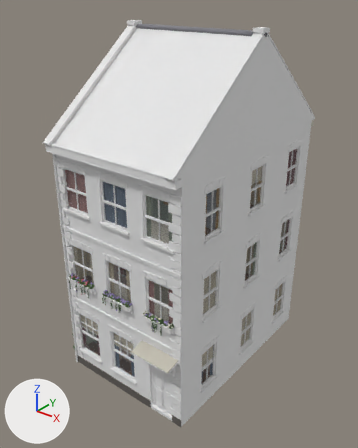
Two versions of the glTF model assets/models/houses/street/StraightEnd_Outer1.glb, one commit apart.
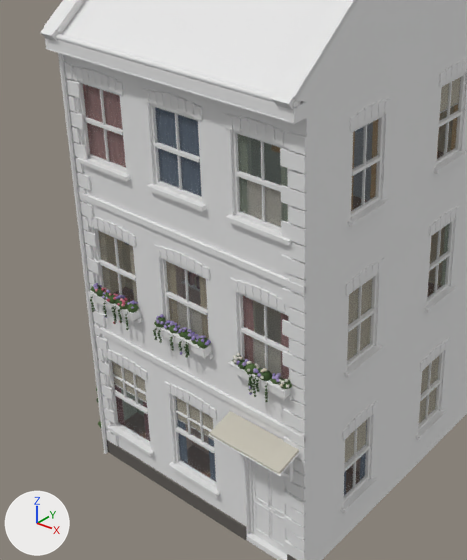
Each version is shown whole from a 50 mm lens placed at (10.56, -9.89, 14.0), pointed at (-0.13, 3.47, 5.72), then close up on the part from 6% to 74% of the width and 28% to 93% of the height. The lights are fixed; the arrows at lower left show +X, +Y and +Z. The older version's two pictures come first. Vertices at exactly the same position are counted once.

The scene before the commit, as lines of its bpy script (objects in view):
```python
me_straightend_outer1 = bpy.data.meshes.new('StraightEnd_Outer1')
me_straightend_outer1.from_pydata(...)  # 11378 vertices, 17702 faces; spans x -3.12..2.84, y -0.58..8.32, z -0.03..12.81
# faces by material slot: [17666, 36]
me_straightend_outer1.materials.append(mat_house)
me_straightend_outer1.materials.append(mat_glass)
ob_straightend_outer1 = bpy.data.objects.new('StraightEnd_Outer1', me_straightend_outer1)
ob_straightend_outer1.location = (0.0, 0.0, 0.0)
```
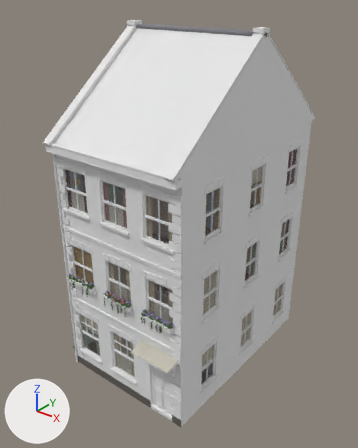
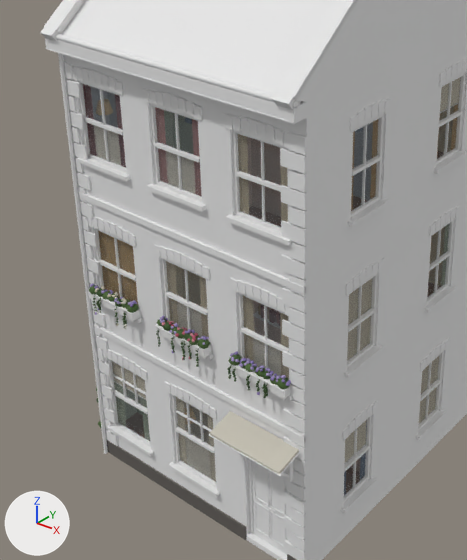
Location of each change, (x1, y1, x2, y2) in pixels of the close-ups (467 x 560 px; the box of a moved part takes in the faces that stretch with it):
part 1 of me_straightend_outer1, moved or reshaped: before (114, 384, 147, 403); after (114, 381, 146, 400)
part 2 of me_straightend_outer1, added: after (184, 408, 196, 424)
part 3 of me_straightend_outer1, moved or reshaped: before (247, 180, 281, 227); after (185, 437, 211, 478)
part 4 of me_straightend_outer1, moved or reshaped: before (119, 300, 129, 310); after (89, 285, 99, 294)
part 5 of me_straightend_outer1, rebuilt: before (108, 295, 116, 304); after (107, 293, 119, 302)
part 6 of me_straightend_outer1, deleted: before (90, 145, 290, 440)
part 7 of me_straightend_outer1, reshaped: before (83, 84, 292, 479); after (83, 84, 291, 479)
part 8 of me_straightend_outer1, recoloured: (114, 134, 289, 481) in both

Patch to the scene script:
```diff
--- a/assets/models/houses/street/StraightEnd_Outer1.glb.py
+++ b/assets/models/houses/street/StraightEnd_Outer1.glb.py
@@ me_straightend_outer1 @@
 # used by ob_straightend_outer1; location = (0.0, 0.0, 0.0)
-me_straightend_outer1.from_pydata(...)  # 11378 vertices, 17702 faces; spans x -3.12..2.84, y -0.58..8.32, z -0.03..12.81
+me_straightend_outer1.from_pydata(...)  # 11428 vertices, 17694 faces; spans x -3.12..2.84, y -0.58..8.32, z -0.03..12.81
+# me_straightend_outer1 part 1: the loose piece of 8 vertices spanning x -2.34..-1.33, y 0.1..0.11, z 1.84..1.86 is moved by (0.0, 0.0, 0.07)
+# me_straightend_outer1 part 2: a new loose piece, a 10-sided cut cone along z (radius 0.16 at the low end, 0.1 at the high end) spanning x -0.81..-0.49, y 0.36..0.66, z 1.55..1.77, in mat_house
+# me_straightend_outer1 part 3: the loose piece of 70 vertices spanning x 1.48..2.19, y 0.11..0.13, z 7.01..7.7 is scaled about its middle by (0.927, 1, 1.19), then moved by (-1.83, 0.0, -6.1)
+# me_straightend_outer1 part 4: the loose piece of 26 vertices spanning x -1.62..-1.38, y -0.23..0.0, z 4.14..4.32 is scaled about its middle by (0.907, 0.949, 0.944), then moved by (-0.84, -0.01, 0.0)
+# me_straightend_outer1 part 5: the loose piece of 26 vertices spanning x -1.94..-1.71, y -0.23..-0.02, z 4.14..4.31 is rebuilt with 26 vertices and now spans x -1.95..-1.75, y -0.18..0.02, z 4.14..4.3
+# me_straightend_outer1 part 6: 265 loose pieces with 3520 vertices, spanning x -3.03..2.51, y -0.27..0.82, z 0.0..8.7, are deleted
+# me_straightend_outer1 part 7: 61 vertices moved within x -2.32..2.21, y -0.25..0.13, z 0.85..8.4; 1597 vertices removed from x -2.45..2.51, y -0.27..0.78, z 0.85..8.4; 5067 vertices added at x -2.99..2.49, y -0.28..1.12, z 0.03..8.7
+# me_straightend_outer1 part 8: 68 kept faces spanning x -2.36..2.58, y 0.11..0.82, z 0.55..8.7 get new vertex colours
+# other edits to the shape of me_straightend_outer1 do not show in these pictures
 me_straightend_outer1.materials.append(mat_house)
```
